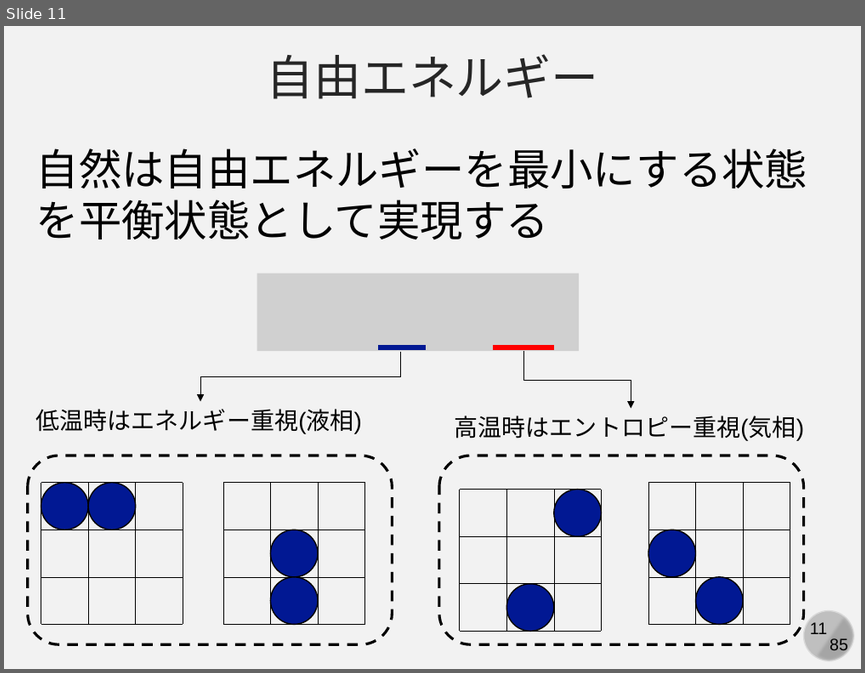
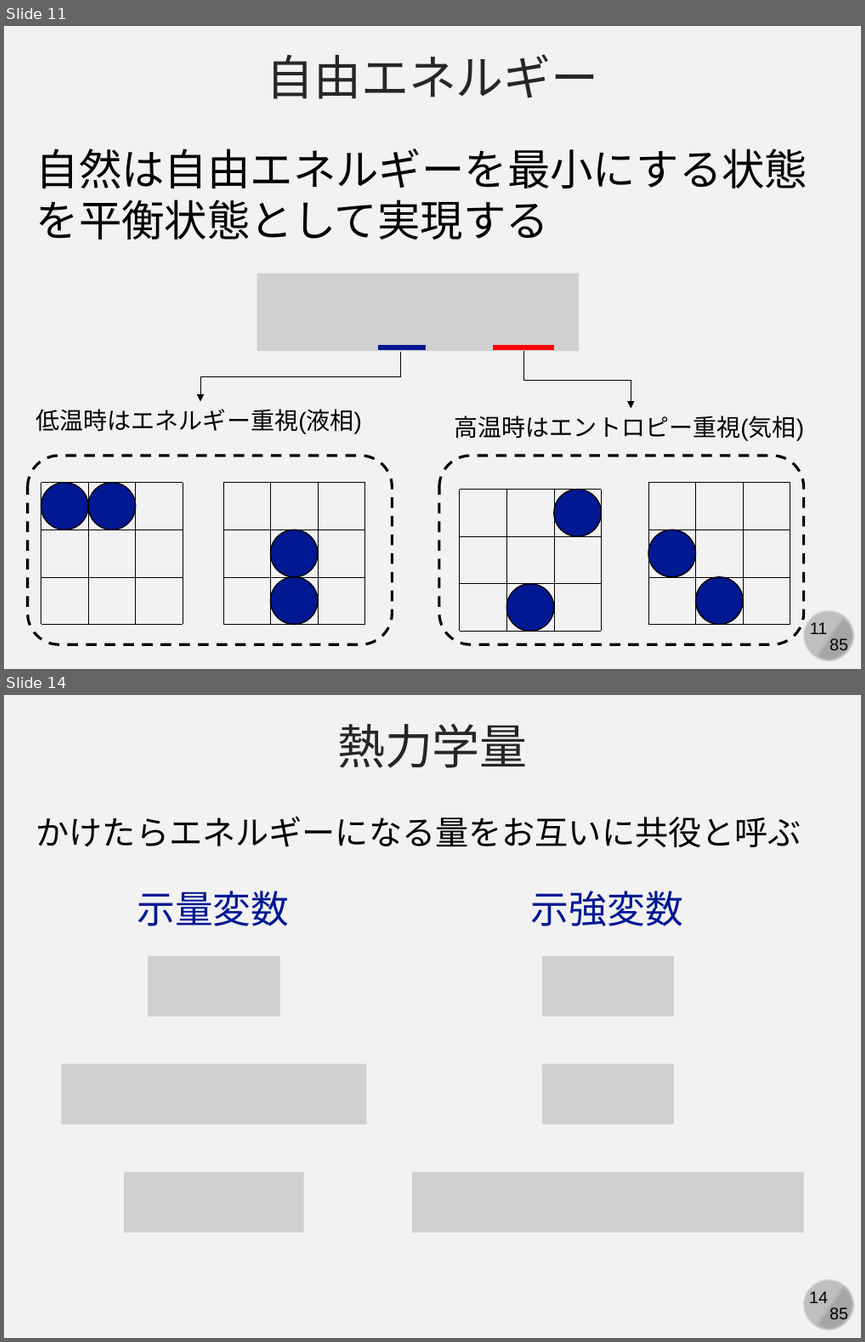
Before and after one commit to kaityo256/yamagata2022, a slide deck: 05_md_advanced/yamagata05.pptx. Shown one above the other, each under a label of ours: slide 11 before the commit, slides 11 and 14 after it; the slides between them are not shown. The pictures are 865x673 and 865x1342 pixels, drawn with LibreOffice and Linux fonts; fonts in the diff are those of the drawing; grey boxes stand for pictures. Boxes give left, top, right and bottom in pixels: in the first picture for what was removed or moved away, otherwise in the second. Text is boxed around its words. In the diff, an @@ line names an element or a change of style, - is before the commit and + after.

```diff
--- a/05_md_advanced/yamagata05.pptx
+++ b/05_md_advanced/yamagata05.pptx
@@ slide 14 added at box(4, 695, 861, 1338), background #F2F2F2; not listed: 4 template elements that a slide beside it also shows @@
@@ text added at box(337, 724, 528, 768), 40 pt, text #262626 @@
+熱力学量
@@ text added at box(36, 816, 801, 847), 28 pt, text #000000 @@
+かけたらエネルギーになる量をお互いに共役と呼ぶ
@@ text added at box(137, 891, 289, 926), 32 pt, text #011893 @@
+示量変数
@@ text added at box(531, 891, 683, 926), 32 pt, text #011893 @@
+示強変数
@@ picture added at box(148, 955, 280, 1016) @@
@@ picture added at box(542, 955, 674, 1016) @@
@@ picture added at box(62, 1063, 366, 1124) @@
@@ picture added at box(542, 1063, 674, 1124) @@
@@ picture added at box(124, 1171, 304, 1232) @@
@@ picture added at box(412, 1171, 803, 1232) @@
```
Also in this commit, not shown: 4 other slides added.
